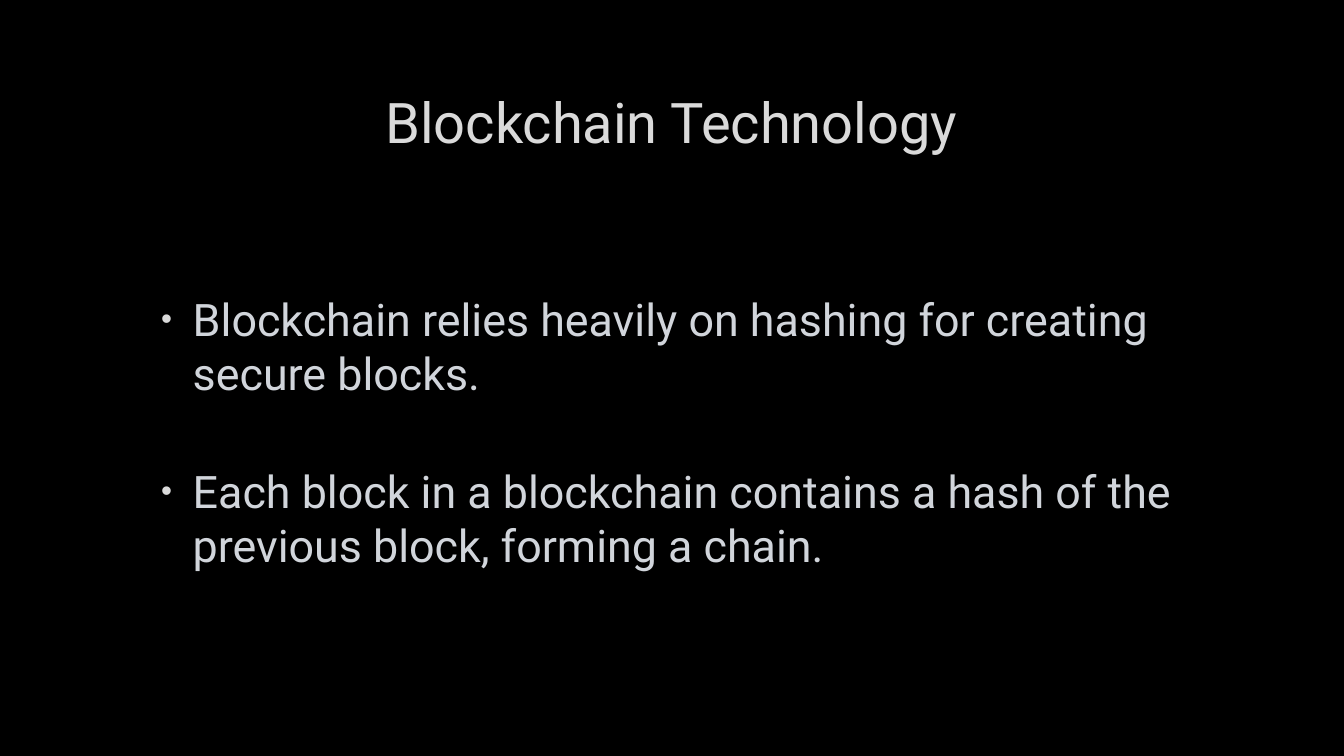
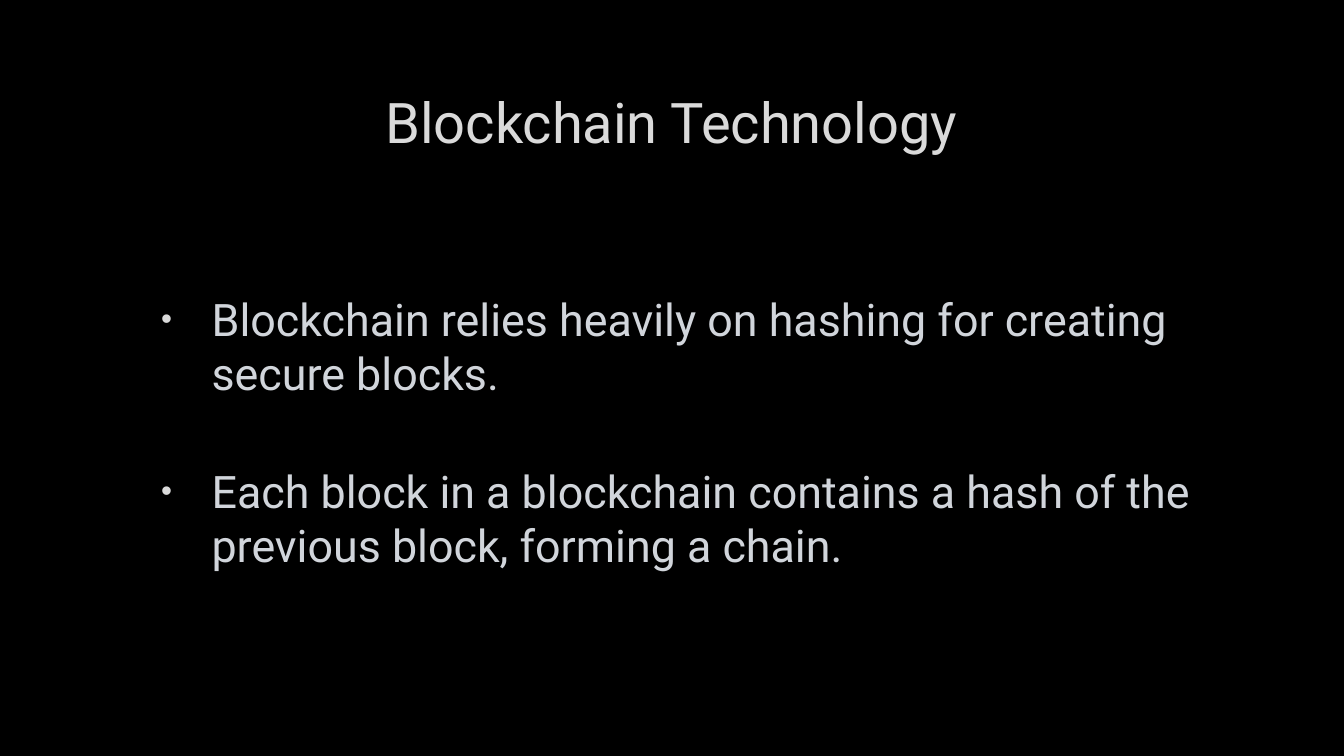
Before and after one commit to MohamedEmary/graduation-project, a slide deck: slide 8 of tasks/week-01/hashing.pptx. Drawn at 1344x756 pixels with LibreOffice and Linux fonts; fonts in the diff are those of the drawing; background and template pictures are left out. Boxes give left, top, right and bottom in pixels: in the first picture for what was removed or moved away, otherwise in the second. Text is boxed around its words. In the diff, an @@ line names an element or a change of style, - is before the commit and + after.

```diff
--- a/tasks/week-01/hashing.pptx
+++ b/tasks/week-01/hashing.pptx
@@ text "Blockchain relies heavily on hashing ..." at [212,302,1189,572]: indent changed @@
```
Also in this commit, not shown: 3 other slides changed, 13 slides added, 2 slides removed.
